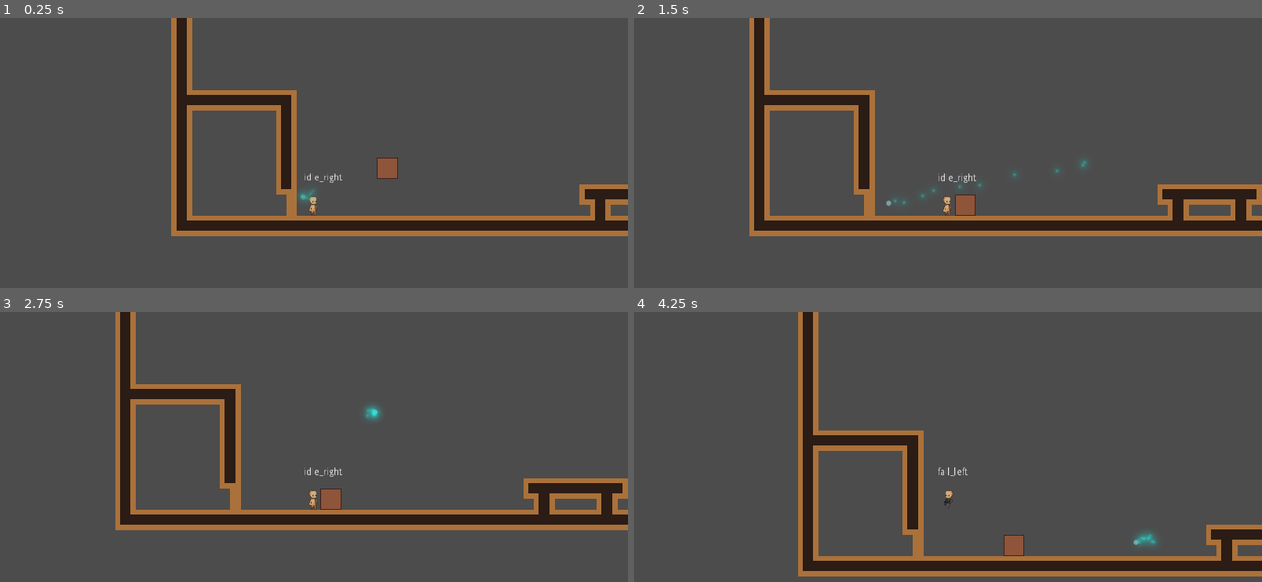
Above: before the commit, frames 1-4 (two rows, left to right).
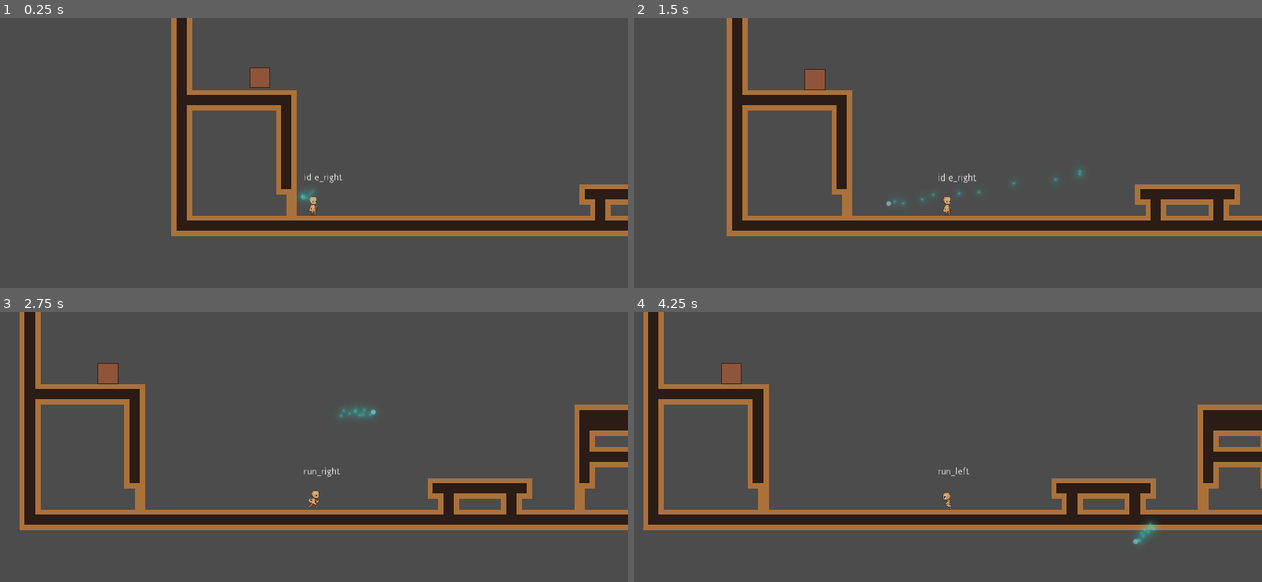
Above: after the commit, the same moments.

Repository: Sleeping-Robot-Games/tiny-human
Game: Godot game, scene res://levels/demo/home.tscn
The game is run twice, just before and just after one commit, with the same random seed, the same clock (stepped at 60 frames per second) and the same inputs.
Inputs (mouse positions are in pixels of both pictures, inside the frame that each line leads up to):
- Up to frame 1 (0.25 s): no input
- Up to frame 2 (1.5 s): move the mouse to (1086, 177) at 0.52 s; hold Right (move_right) 0.53-1.28 s; hold E (interact) 0.53-1.28 s; tap Space (jump) at 0.77 s; move the mouse to (822, 212) at 1.27 s; hold Down (move_down) from 1.28 s (still down); tap E (interact) at 1.35 s
- Up to frame 3 (2.75 s): tap Space (jump) at 1.52 s; move the mouse to (376, 411) at 2.02 s; release Down (move_down) at 2.03 s; hold Right (move_right) from 2.03 s (still down); hold E (interact) from 2.03 s (still down)
- Up to frame 4 (4.25 s): move the mouse to (916, 560) at 2.77 s; release E (interact) at 2.78 s; tap E (interact) at 2.85 s; tap Space (jump) at 3.02, 3.77 s; move the mouse to (1136, 541) at 3.52 s; release Right (move_right) at 3.53 s; hold Left (move_left) from 3.53 s (still down); hold E (interact) from 3.53 s (still down)

The runs differ from the first frame. In frame 1, 0.5% of the frame differs, in the area x 39-64%, y 18-60%; in frame 2, 9.7%; in frame 3, 15%; in frame 4, 28%, in the area x 1-100%, y 0-98%.

Commit message:
push and pull wip

Diff:
--- a/characters/player/player.gd
+++ b/characters/player/player.gd
@@ -45,12 +45,12 @@
 func _apply_movement(delta):
 	var snap = Vector2.DOWN if !is_jumping else Vector2.ZERO
 	velocity = move_and_slide_with_snap(velocity, snap, Vector2.UP, false, 4,
-	PI/4, false)
+	PI/4, false).round()
 
-	for i in get_slide_count():
-		var collision = get_slide_collision(i)
-		if collision.collider is MovableBox: ## TODO: Maybe use groups here
-			collision.collider.apply_central_impulse(-collision.normal * push)
+	#for i in get_slide_count():
+	#	var collision = get_slide_collision(i)
+	#	if collision.collider is MovableBox: ## TODO: Maybe use groups here
+	#		collision.collider.apply_central_impulse(-collision.normal * push)
 
 	var was_grounded = is_grounded
 	is_grounded = _check_is_grounded()
--- a/characters/player/state_machine.gd
+++ b/characters/player/state_machine.gd
@@ -37,7 +37,6 @@
 func _input(event):
 	if state == states.idle and parent.interact_object:
 		if event.is_action_pressed("interact"):
-			print(parent.interact_object.name)
 			parent.interact_object.action()
 	if state == states.idle or state == states.run:
 		if event.is_action_pressed("jump"):
--- a/levels/demo/home.tscn
+++ b/levels/demo/home.tscn
@@ -20,4 +20,4 @@
 [node name="Wisp" parent="Player" instance=ExtResource( 3 )]
 
 [node name="Box" parent="." instance=ExtResource( 4 )]
-position = Vector2( -182, 619 )
+position = Vector2( -377, 479 )
--- a/objects/box/box.gd
+++ b/objects/box/box.gd
@@ -1,23 +1,38 @@
 extends RigidBody2D
 class_name MovableBox
 
+var player
 var held = false
+var infront_player
 
+
+func _physics_process(delta):
+	if held:
+		var player_pos = player.global_position
+		var idle_pos = Vector2(player_pos.x + infront_player, global_position.y)
+		global_position += (idle_pos - global_position) / 2
 
 func _on_GrabArea_body_entered(body):
 	if body.name == 'Player':
+		print('enter')
+		player = body
 		body.interact_object = self
-
 
 func _on_GrabArea_body_exited(body):
 	if body.name == 'Player':
+		print('exit')
+		#player = null
 		body.interact_object = null
+		# mode = RigidBody2D.MODE_RIGID
 
 func action():
 	held = !held
 	if held:
+		print('holding')
 		mode = RigidBody2D.MODE_STATIC
-
-		print('holding')
+		infront_player = -35 if player.facing < 0 else 35
+		player.move_speed = player.move_speed / 2
 	else:
 		print('let go')
+		mode = RigidBody2D.MODE_RIGID
+		player.move_speed = player.move_speed * 2
--- a/objects/box/box.tscn
+++ b/objects/box/box.tscn
@@ -7,12 +7,13 @@
 radius = 16.0085
 
 [sub_resource type="RectangleShape2D" id=2]
-extents = Vector2( 18.0646, 15.9951 )
+extents = Vector2( 25.5, 24 )
+
+[sub_resource type="RectangleShape2D" id=3]
+extents = Vector2( 16, 16 )
 
 [node name="Box" type="RigidBody2D"]
-mode = 2
 gravity_scale = 5.0
-linear_damp = 2.0
 script = ExtResource( 2 )
 
 [node name="sprite" type="Sprite" parent="."]
@@ -25,13 +26,19 @@
 disabled = true
 
 [node name="CollisionPolygon2D" type="CollisionPolygon2D" parent="."]
+visible = false
 polygon = PoolVector2Array( -16, -16, 16, -16, 16, 0, 16, 10, 13, 12, 8.06321, 13.9295, 4.12949, 15.4531, -0.00462437, 16.0043, -4.13874, 15.4728, -8, 14, -13, 12, -16, 10, -16, 6, -15.9997, -0.0695379 )
+disabled = true
 
 [node name="GrabArea" type="Area2D" parent="."]
 
 [node name="CollisionShape2D" type="CollisionShape2D" parent="GrabArea"]
-position = Vector2( 0.0389214, -0.0097332 )
+position = Vector2( 0.499999, 0 )
 shape = SubResource( 2 )
+
+[node name="CollisionShape2D2" type="CollisionShape2D" parent="."]
+visible = false
+shape = SubResource( 3 )
 
 [connection signal="body_entered" from="GrabArea" to="." method="_on_GrabArea_body_entered"]
 [connection signal="body_exited" from="GrabArea" to="." method="_on_GrabArea_body_exited"]
Not shown: 1 places in objects/box/box.tscn that only renumber resources
